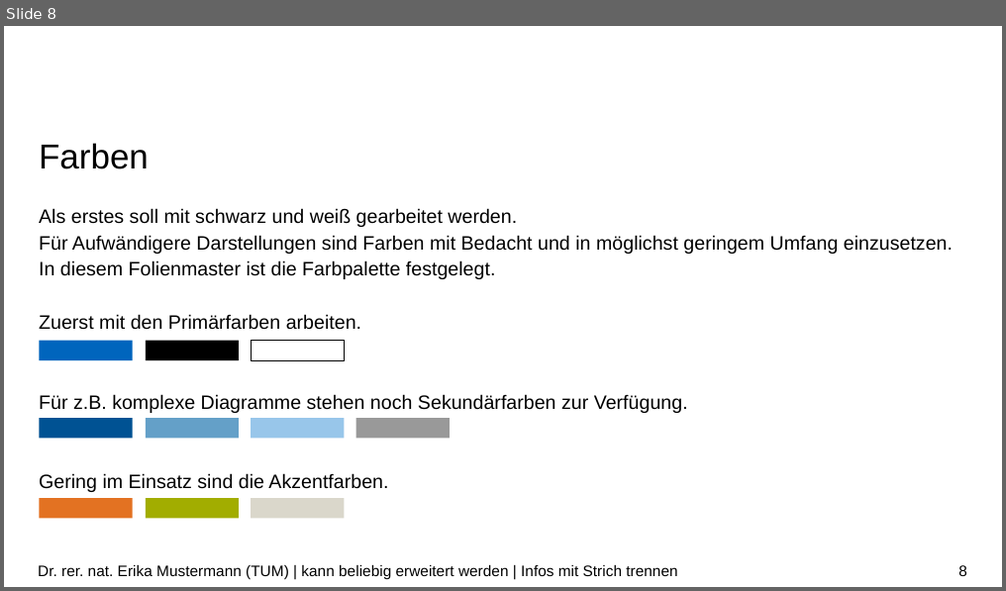
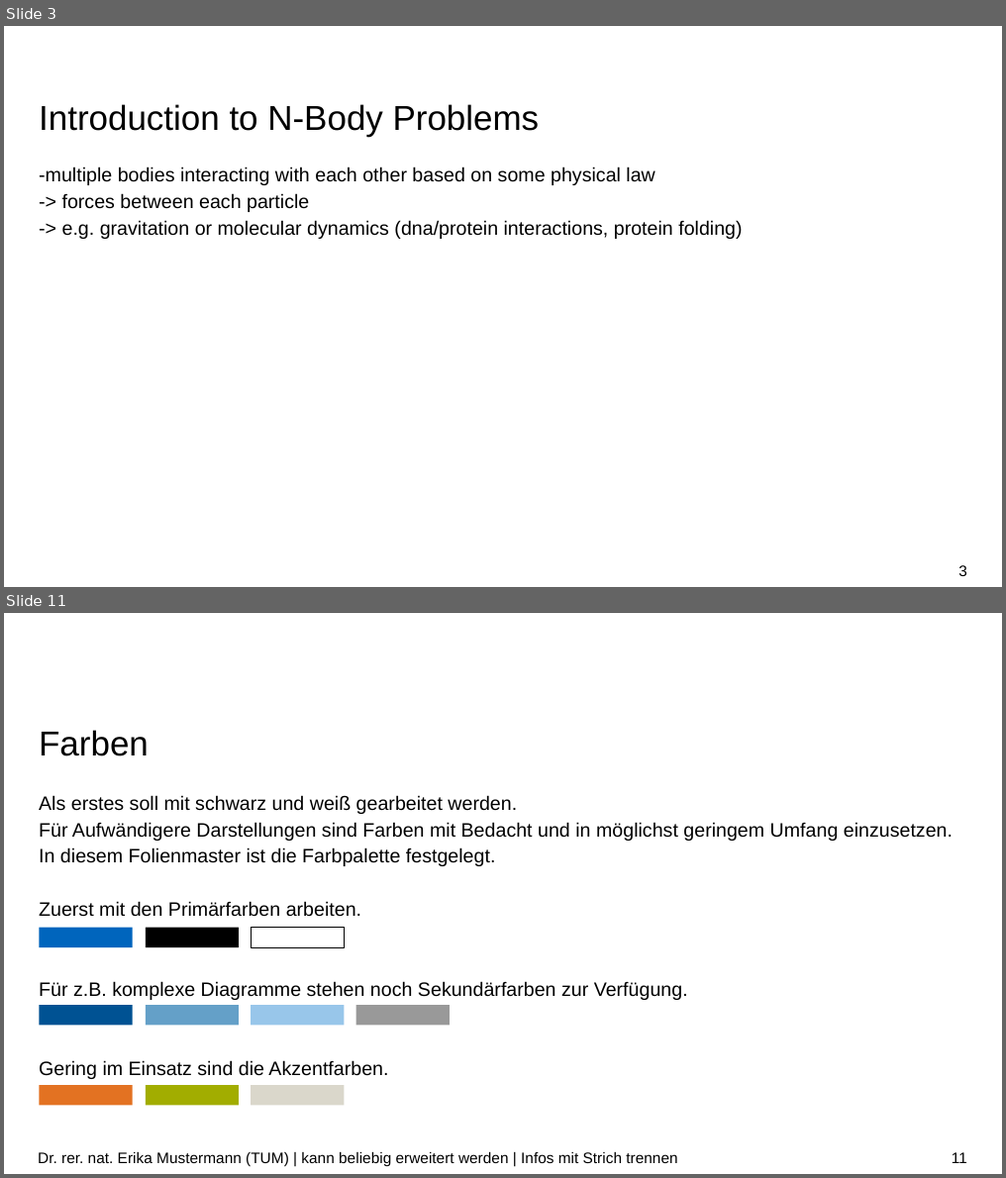
Before and after one commit to Goblin-0-0-7/n-body-cuda, a slide deck: presentation/nbody - Presentation.pptx. Shown one above the other, each under a label of ours: slide 8 before the commit, slides 3 and 11 after it; the slides between them are not shown. The pictures are 1006x591 and 1006x1178 pixels, drawn with LibreOffice and Linux fonts; fonts in the diff are those of the drawing; background and template pictures are left out. Boxes give left, top, right and bottom in pixels: in the first picture for what was removed or moved away, otherwise in the second. Text is boxed around its words. In the diff, an @@ line names an element or a change of style, - is before the commit and + after.

```diff
--- a/presentation/nbody - Presentation.pptx
+++ b/presentation/nbody - Presentation.pptx
@@ slide 3 added at [4, 26, 1002, 587], background #FFFFFF @@
@@ title added at [39, 104, 540, 137], 25 pt, text #000000 @@
+Introduction to N-Body Problems
@@ text added at [39, 167, 742, 239], 14 pt, text #000000 @@
+-multiple bodies interacting with each other based on some physical law
+-> forces between each particle
+-> e.g. gravitation or molecular dynamics (dna/protein interactions, protein folding)
@@ page number added at [958, 566, 967, 576], 11 pt, text #000000 @@
+3
@@ what was slide 8 is now slide 11 @@
@@ page number at [951, 1153, 967, 1163]: text changed @@
-8
+11
```
Also in this commit, not shown: 1 slide changed, 9 other slides added, 20 slides removed.
